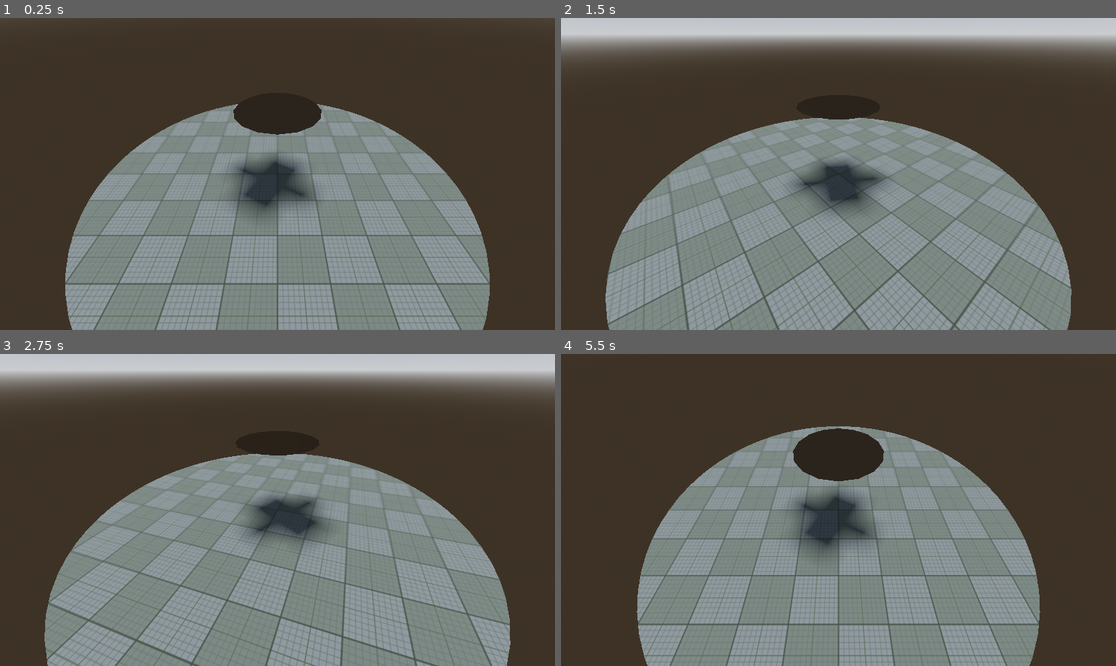
Above: before the commit, frames 1-4 (two rows, left to right).
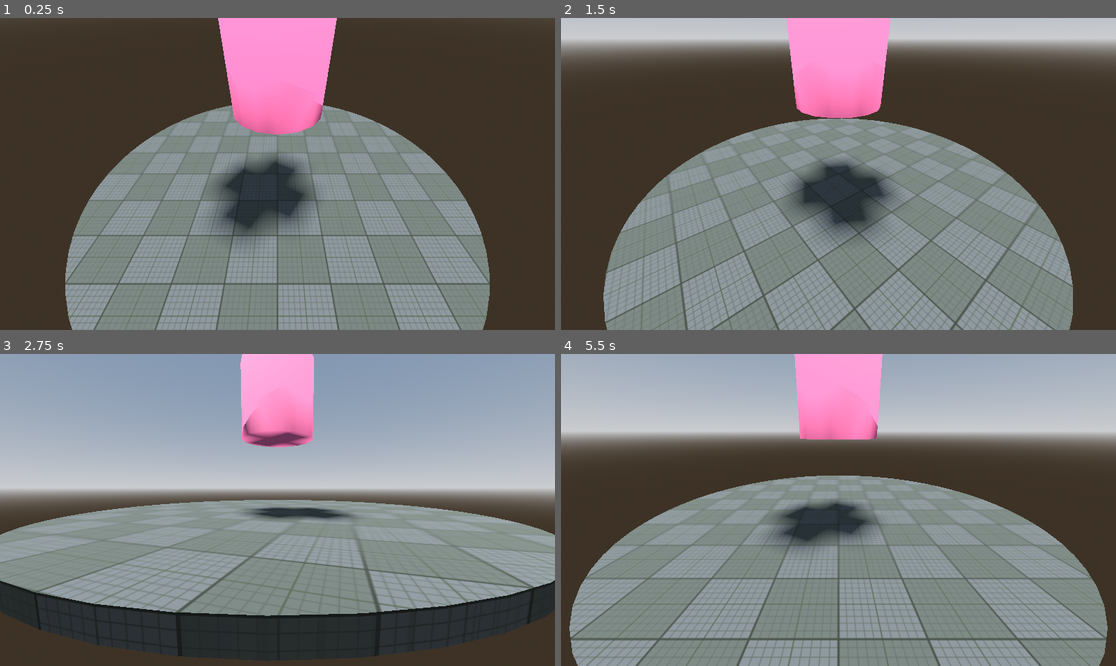
Above: after the commit, the same moments.

Repository: M00St4r/code3_01
Game: Godot game, scene res://main.tscn
Two runs of this game, one before a commit and one after it. Both use one fixed random seed, a clock stepped at 60 frames per second and the inputs below.
Inputs (mouse positions are in pixels of both pictures, inside the frame that each line leads up to):
- Up to frame 1 (0.25 s): no input
- Up to frame 2 (1.5 s): tap Enter at 0.5 s; move the mouse to (960, 158) at 0.52 s; hold Right (ui_right) 0.53-1.28 s; click (960, 158) at 0.67 s; move the mouse to (727, 189) at 1.27 s; hold Down (ui_down) from 1.28 s (still down)
- Up to frame 3 (2.75 s): move the mouse to (333, 441) at 2.02 s; release Down (ui_down) at 2.03 s; hold Right (ui_right) from 2.03 s (still down)
- Up to frame 4 (5.5 s): move the mouse to (810, 572) at 2.77 s; release Right (ui_right) at 2.78 s; hold Up (ui_up) 2.78-3.53 s; click (810, 572) at 2.92 s; move the mouse to (1005, 556) at 3.52 s; hold Left (ui_left) 3.53-5.03 s; move the mouse to (672, 463) at 4.27 s; move the mouse to (866, 510) at 5.02 s; hold Down (ui_down) from 5.03 s (still down); click (866, 510) at 5.17 s

The runs differ from the first frame. In frame 1, 8.6% of the frame differs, in the area x 38-61%, y 0-72%; in frame 2, 15%; in frame 3, 77%, in the area x 0-100%, y 0-100%; in frame 4, 57%.

Commit message:
add cylinder

Diff:
--- a/cylinder.gd
+++ b/cylinder.gd
@@ -2,11 +2,13 @@
 
 # Called when the node enters the scene tree for the first time.
 func _ready() -> void:
-	var radius = 0.1
+	var radius = float(0.1)
 
-	var height = 0.1
+	var height = float(0.2)
 
-	var pos = Vector3(0, 0.1, 0)
+	var pos = Vector3(0, 0.3, 0)
+
+	var resolution = 16
 
 	var vertices = PackedVector3Array()
 
@@ -14,7 +16,8 @@
 
 	var indices = PackedInt32Array()
 
-	generateDisc(16, height, radius, vertices, normals, indices, pos)
+	generateDisc(resolution, height/2, radius, vertices, normals, indices, pos)
+	generateCylinder(resolution, -height/2, radius, vertices, normals, indices, pos)
 
 	# Initialize and arrange the data for the single surface
 	var arrays = []
@@ -31,7 +34,7 @@
 	#center point
 	var center = Vector3(pos.x, pos.y + height, pos.z)
 	vertices.push_back(center)
-	var normal = Vector3(0, -1 if height != 0 else 1, 0)
+	var normal = Vector3(0, 1 if height != 0 else -1, 0)
 	normals.push_back(normal)
 
 	#generate disc points
@@ -50,10 +53,50 @@
 		indices.push_back(i)
 		indices.push_back(i + 1)
 
+	# connect start and end of disc
 	indices.push_back(0)
 	indices.push_back(resolution)
 	indices.push_back(1)
 
+func generateCylinder(resolution, height, radius, vertices, normals, indices, pos):
+	#center point
+	var center = Vector3(pos.x, pos.y + height, pos.z)
+	vertices.push_back(center)
+	var normal = Vector3(0,1,0)
+	normals.push_back(normal)
+
+	#generate disc points
+	for i in range(resolution + 1):
+		var angle = 2.0 * PI * float(i) / float(resolution)
+		var x = radius * cos(angle) + pos.x
+		var z = radius * sin(angle) + pos.z
+		var y = pos.y + height
+
+		vertices.push_back(Vector3(x, y, z))
+		normals.push_back(normal)
+
+	# generate wall triangles
+	for i in range(1, resolution + 1):
+		indices.push_back(i)
+		indices.push_back(i + resolution + 2)
+		indices.push_back(i + 1)
+
+		indices.push_back(i + resolution + 2)
+		indices.push_back(i + resolution + 3)
+		indices.push_back(i + 1)
+
+	# generate floor triangles
+	for i in range(1, resolution + 1):
+		indices.push_back(resolution + 2) # center vertex
+		indices.push_back(i + resolution + 2)
+		indices.push_back(i + resolution + 1)
+
+	# connect start and end of disc
+	indices.push_back(resolution + 2)
+	indices.push_back(resolution + 3)
+	indices.push_back(resolution * 2 + 2)
+
+	pass
 
 # Called every frame. 'delta' is the elapsed time since the previous frame.
 func _process(delta: float) -> void:
--- a/main.gd
+++ b/main.gd
@@ -31,9 +31,9 @@
 		$CameraPivot_y.rotate_y(-speed * PI/180 * delta)
 
 	if Input.is_action_pressed("ui_up"):
-		if($CameraPivot_y/CameraPivot_x.rotation.x >= -145 * PI/180):
+		if($CameraPivot_y/CameraPivot_x.rotation.x >= -180 * PI/180):
 			$CameraPivot_y/CameraPivot_x.rotate_x(-speed * PI/180 * delta)
 
 	if Input.is_action_pressed("ui_down"):
-		if($CameraPivot_y/CameraPivot_x.rotation.x <= -35 * PI/180):
+		if($CameraPivot_y/CameraPivot_x.rotation.x <= -0 * PI/180):
 			$CameraPivot_y/CameraPivot_x.rotate_x(speed * PI/180 * delta)
--- a/main.tscn
+++ b/main.tscn
@@ -29,6 +29,9 @@
 uv1_world_triplanar = true
 
 [sub_resource type="ArrayMesh" id="ArrayMesh_1bvp3"]
+
+[sub_resource type="StandardMaterial3D" id="StandardMaterial3D_1bvp3"]
+albedo_color = Color(0.610798, 0.263473, 0.370563, 1)
 
 [sub_resource type="ArrayMesh" id="ArrayMesh_lquwl"]
 
@@ -62,5 +65,6 @@
 script = ExtResource("3_h2yge")
 
 [node name="cylinder" type="MeshInstance3D" parent="."]
+material_override = SubResource("StandardMaterial3D_1bvp3")
 mesh = SubResource("ArrayMesh_lquwl")
 script = ExtResource("4_1bvp3")
Not shown: 1 places in main.tscn that only renumber resources
